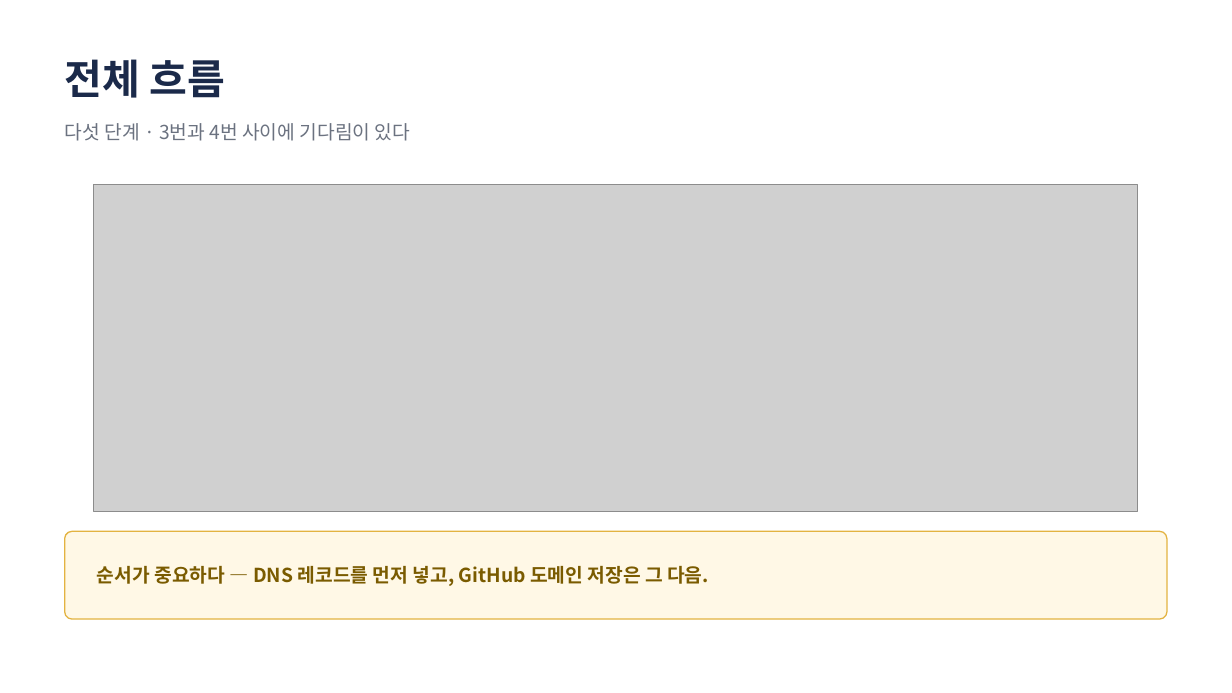
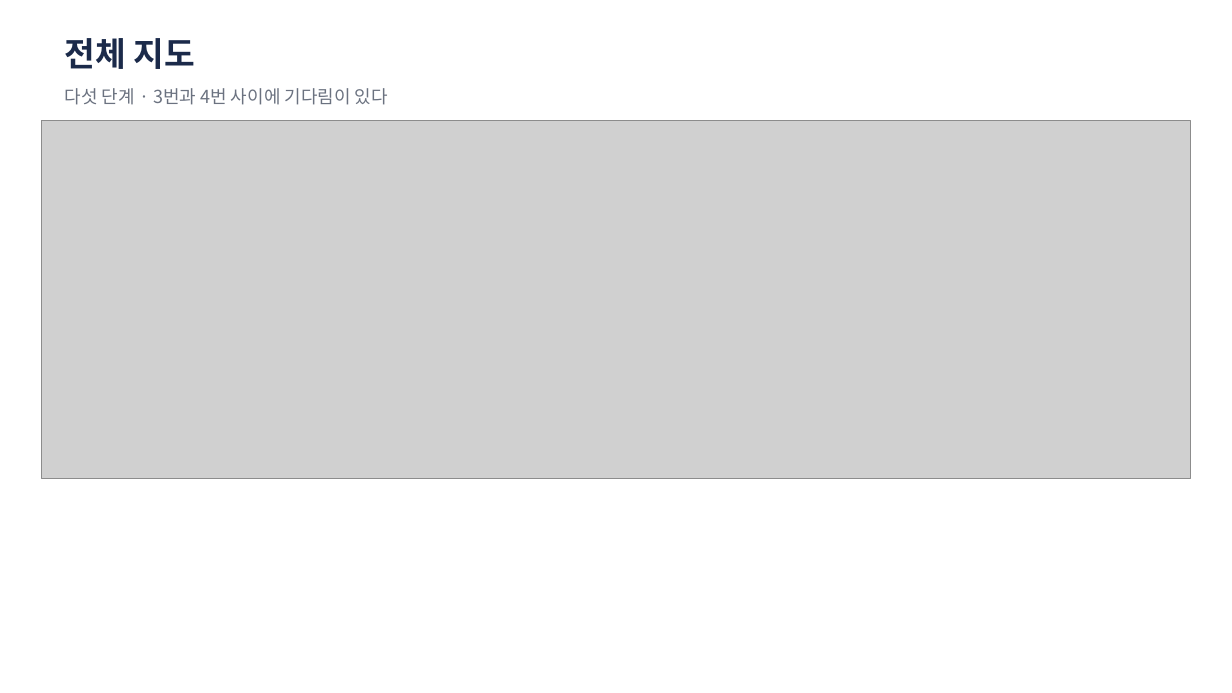
Before and after one commit to jungaistar/lms, a slide deck: slide 3 of docs/lecture/pages-domain/GitHub-Pages-도메인연결-강의슬라이드.pptx (slide 7 before the commit). Drawn at 1232x693 pixels with LibreOffice and Linux fonts; fonts in the diff are those of the drawing; grey boxes stand for pictures. Boxes give left, top, right and bottom in pixels: in the first picture for what was removed or moved away, otherwise in the second. Text is boxed around its words. In the diff, an @@ line names an element or a change of style, - is before the commit and + after.

```diff
--- a/docs/lecture/pages-domain/GitHub-Pages-도메인연결-강의슬라이드.pptx
+++ b/docs/lecture/pages-domain/GitHub-Pages-도메인연결-강의슬라이드.pptx
@@ text at (x1=65, y1=38, x2=195, y2=69): text changed; size 32 to 26 pt @@
-전체 흐름
+전체 지도
@@ text "다섯 단계 · 3번과 4번 ..." moved from (x1=65, y1=123, x2=410, y2=141) to (x1=65, y1=88, x2=388, y2=105) @@
@@ text "다섯 단계 · 3번과 4번 ..." at (x1=65, y1=88, x2=388, y2=105): size 15 to 14 pt @@
@@ picture resized from (x1=93, y1=185, x2=1138, y2=511) to (x1=42, y1=120, x2=1190, y2=479) @@
@@ rounded rectangle removed at (x1=65, y1=531, x2=1167, y2=619) @@
@@ text removed at (x1=97, y1=566, x2=709, y2=586) @@
-순서가 중요하다 — DNS 레코드를 먼저 넣고, GitHub 도메인 저장은 그 다음.
```
Also in this commit, not shown: 13 other slides changed, 13 slides added, 6 slides removed, 50 other files.
